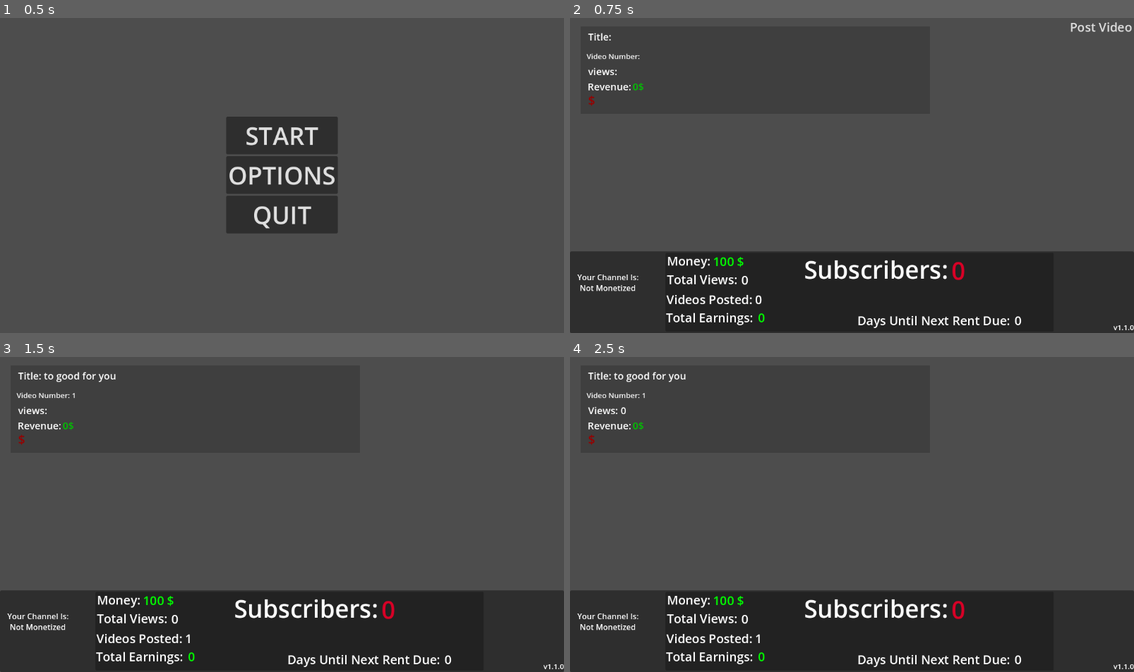
Above: before the commit, frames 1-4 (two rows, left to right).
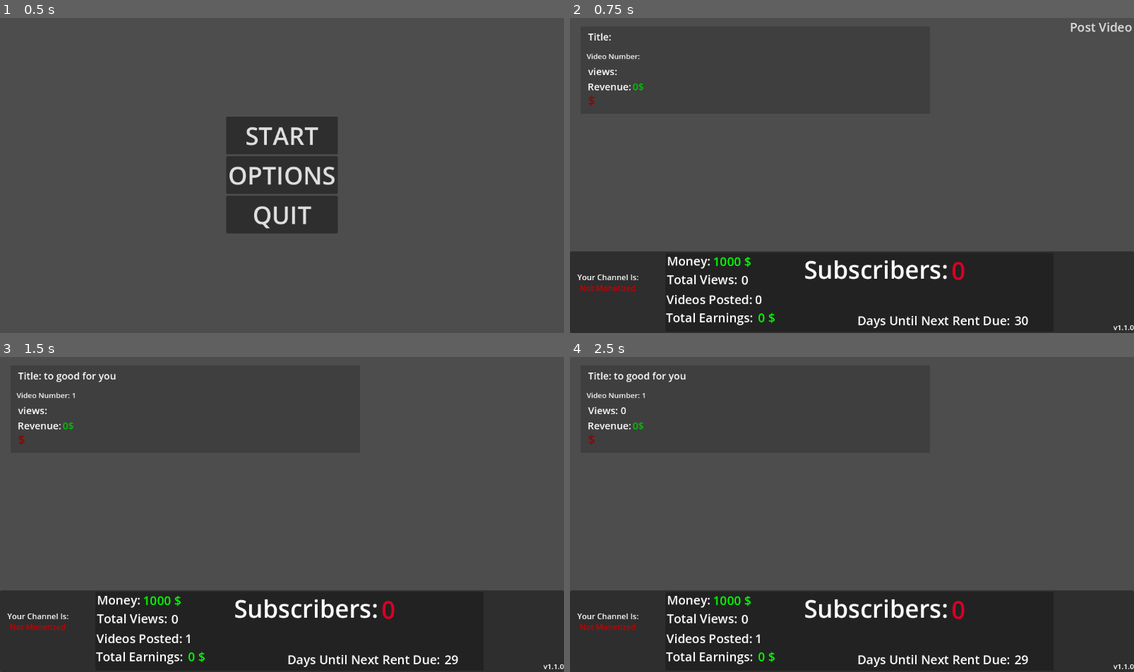
Above: after the commit, the same moments.

Repository: SanderCBraathen/youtube_game
Game: Godot game, scene res://main_menu.tscn
Two runs of this game, one before a commit and one after it. Both use one fixed random seed, a clock stepped at 60 frames per second and the inputs below.
Inputs:
- Up to frame 1 (0.5 s): no input
- Up to frame 2 (0.75 s): click "START" at 0.5 s
- Up to frame 3 (1.5 s): click "Post Video" at 1.25 s
- Up to frame 4 (2.5 s): tap Enter at 2 s

Frame 1 is identical in both runs. In frame 2, 0.2% of the frame differs, in the area x 1-82%, y 75-98%; in frame 3, 0.2%; in frame 4, 0.2%.

Commit message:
Update InterfaceManager.gd

Diff:
--- a/InterfaceManager.gd
+++ b/InterfaceManager.gd
@@ -5,27 +5,80 @@
 @onready var money_ui = $Control/VBoxContainer/Money/MoneyAmount
 @onready var total_views = $Control/Views/viewamount
 @onready var total_vids = $Control/vids/vidamount
+@onready var channelmon = $"../channelmon"
+@onready var monetize_status = $"../monetizestatus"
+@onready var total_earnings = $Control/earnings/earningamount
+@onready var payduedate = $Control/daycount/dayamount
 
 #Variables
-var money = 100
-var subs = 0
+var monetized = false
+var money = 1000
+var subscribers = 0
 var views = 0
 var vids = 0
+var earnings = 0
+var payduedate_amount = 0
+
+#Signals
+signal over_1000_subs
+signal able_to_monetize
+signal rentdue
+
 
 # Called when the node enters the scene tree for the first time.
 func _ready():
-	pass # Replace with function body.
+	monetize_status.add_theme_color_override("font_color", Color(0.788, 0, 0))
+	monetize_status.text = "Not Monetized"
+	payduedate_amount = 30
 
 
 # Called every frame. 'delta' is the elapsed time since the previous frame.
 func _process(delta):
 	total_vids.text = str(vids)
 	total_views.text = str(views)
-	subs_ui.text = str(subs)
+	subs_ui.text = str(subscribers)
 	money_ui.text = str(money) + " $"
+	total_earnings.text = str(earnings) + " $"
+	payduedate.text = str(payduedate_amount)
 
+	if payduedate_amount == 0:
+		emit_signal("rentdue")
 
+	if subscribers >= 1000:
+		emit_signal("over_1000_subs")
+
+	if subscribers >= 1000:
+		emit_signal("able_to_monetize")
+		var able_to_monetize = true
 
 
 func _on_post_video_pressed():
 	vids += 1
+	payduedate_amount -= 1
+
+
+func _on_video_random_sub_amount(subs):
+	subscribers += subs
+
+
+func _on_video_view_amount(amount_views):
+	await get_tree().create_timer(1).timeout
+	views += amount_views
+
+
+
+func _on_monetize_pressed():
+	monetized = true
+
+	monetize_status.add_theme_color_override("font_color", Color(0, 0.537, 0))
+	monetize_status.text = "Monetized"
+
+
+func _on_video_earnings(money_earnings):
+	money += money_earnings
+	earnings += money_earnings
+
+
+func _on_rent_rentpay():
+	money -= 120
+	payduedate_amount += 30
